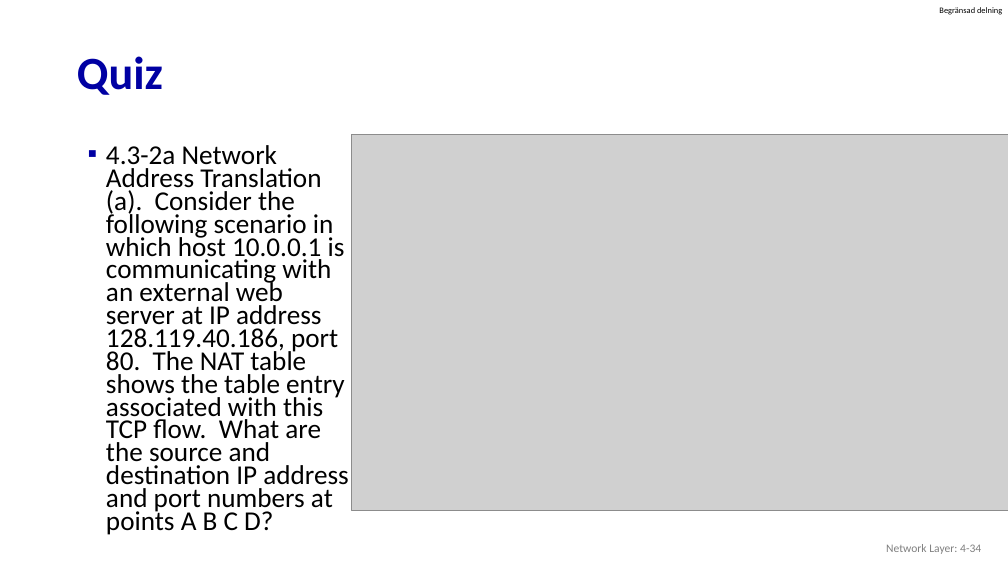
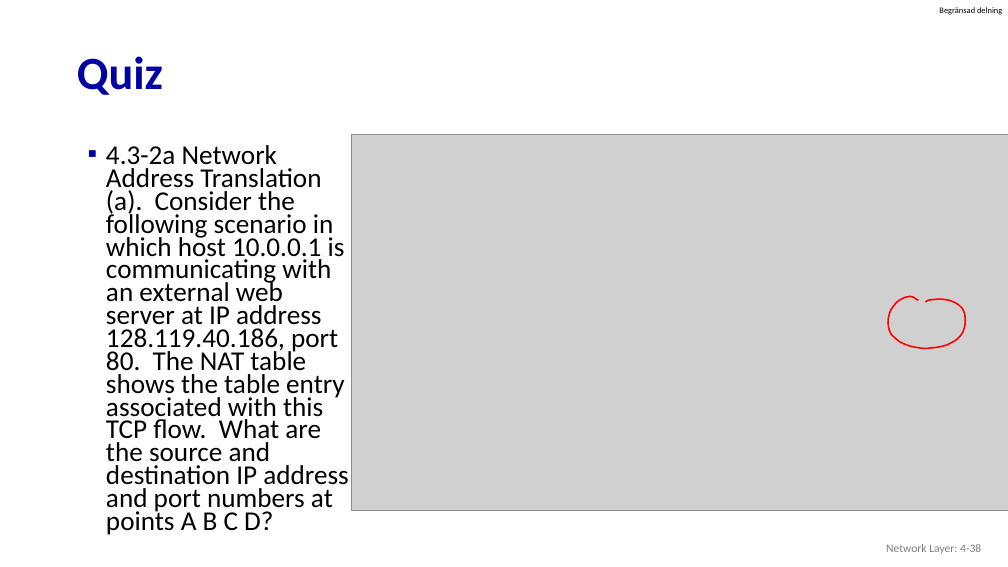
Before and after one commit to guhofstra/CSC175, a slide deck: slide 38 of PPTs/Quiz/Quiz Questions.pptx (slide 34 before the commit). Drawn at 1008x567 pixels with LibreOffice and Linux fonts; fonts in the diff are those of the drawing; grey boxes stand for pictures. Boxes give left, top, right and bottom in pixels: in the first picture for what was removed or moved away, otherwise in the second. Text is boxed around its words. In the diff, an @@ line names an element or a change of style, - is before the commit and + after.

```diff
--- a/PPTs/Quiz/Quiz Questions.pptx
+++ b/PPTs/Quiz/Quiz Questions.pptx
@@ freeform shape added at (889,296,966,349), outline #FF0000 1.5 pt @@
@@ text at (886,544,981,554): text changed @@
-Network Layer: 4-34
+Network Layer: 4-38
```
Also in this commit, not shown: 8 other slides changed, 4 slides added.
